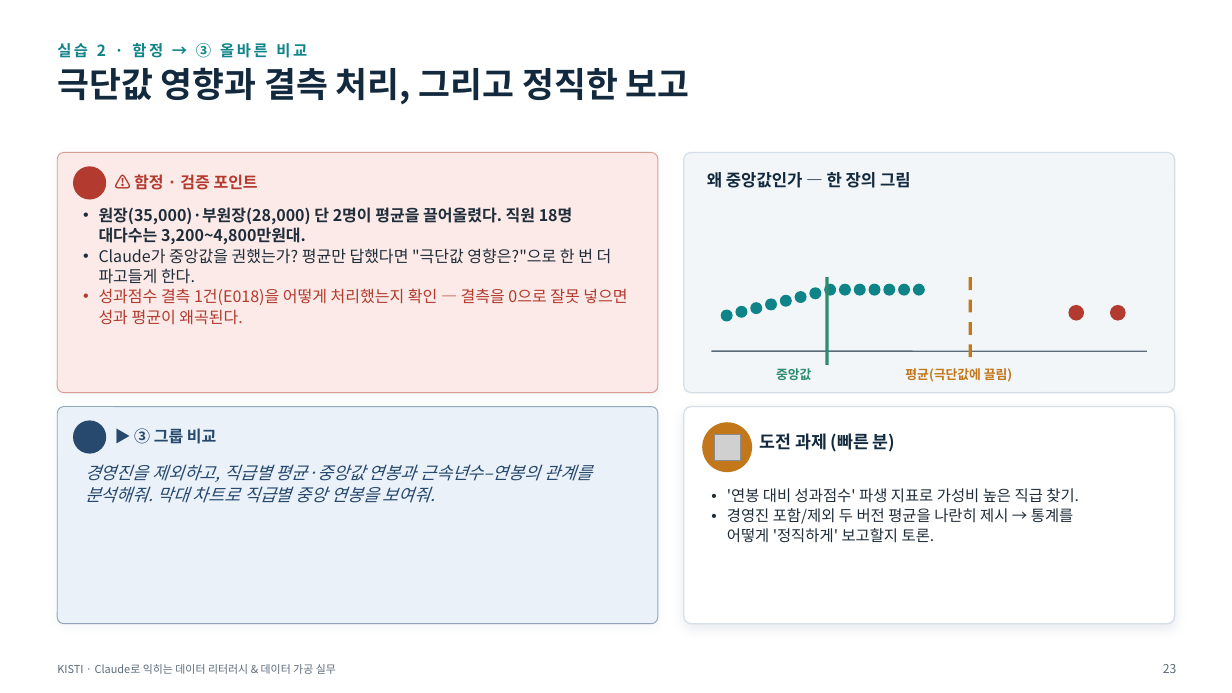
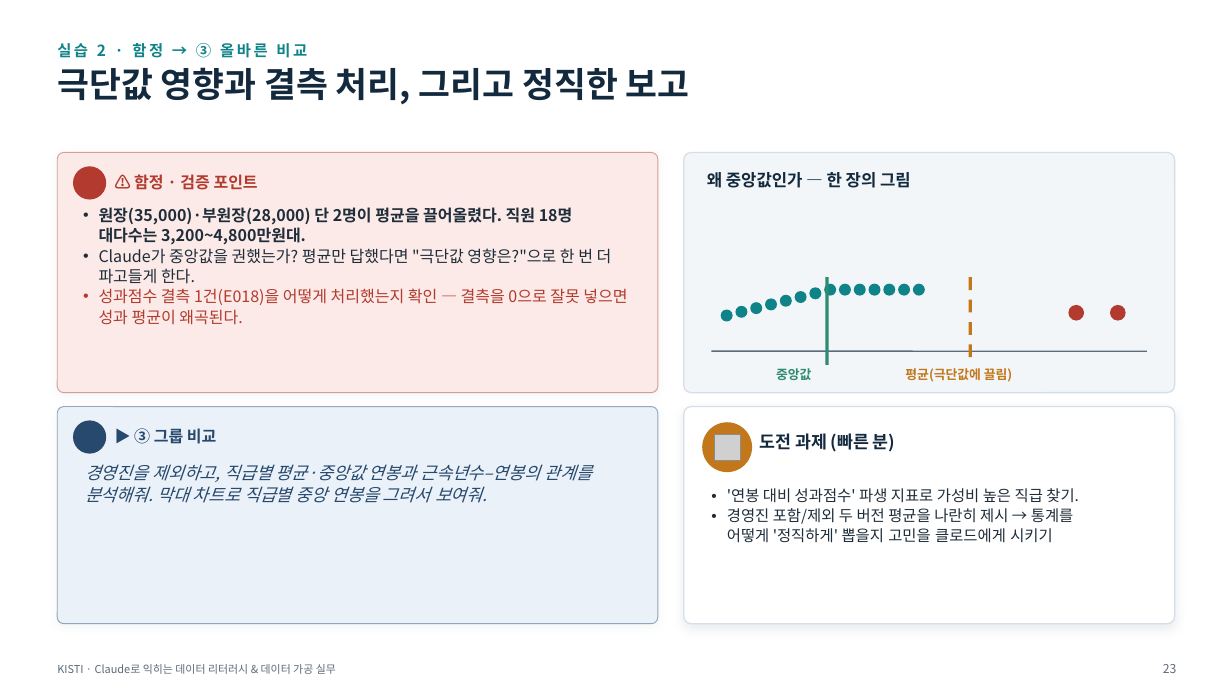
Before and after one commit to thinkinghs/lecture_6_18, a slide deck: slide 36 of 2차시_강의자료_합본.pptx (slide 34 before the commit). Drawn at 1232x693 pixels with LibreOffice and Linux fonts; fonts in the diff are those of the drawing; grey boxes stand for pictures; background and template pictures are left out. Boxes give left, top, right and bottom in pixels: in the first picture for what was removed or moved away, otherwise in the second. Text is boxed around its words. In the diff, an @@ line names an element or a change of style, - is before the commit and + after.

```diff
--- a/2차시_강의자료_합본.pptx
+++ b/2차시_강의자료_합본.pptx
@@ text at box(85, 464, 592, 503): text changed @@
-경영진을 제외하고, 직급별 평균·중앙값 연봉과 근속년수–연봉의 관계를 분석해줘. 막대 차트로 직급별 중앙 연봉을 보여줘.
+경영진을 제외하고, 직급별 평균·중앙값 연봉과 근속년수–연봉의 관계를 분석해줘. 막대 차트로 직급별 중앙 연봉을 그려서 보여줘.
@@ text at box(727, 508, 1073, 543): text changed @@
-• 경영진 포함/제외 두 버전 평균을 나란히 제시 → 통계를 어떻게 '정직하게' 보고할지 토론.
+• 경영진 포함/제외 두 버전 평균을 나란히 제시 → 통계를 어떻게 '정직하게' 뽑을지 고민을 클로드에게 시키기
```
Also in this commit, not shown: 34 other slides changed, 4 slides added, 3 slides removed.
